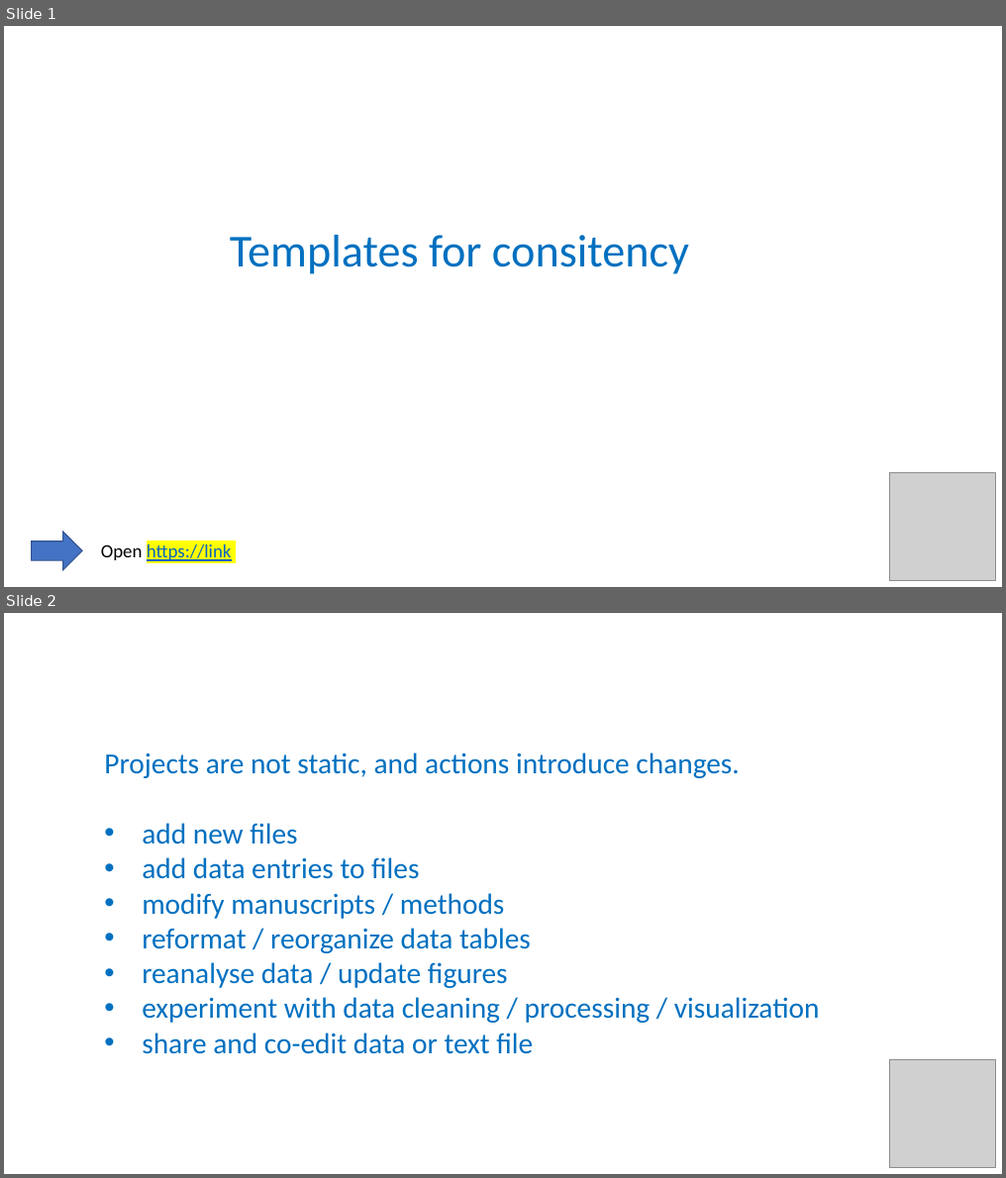
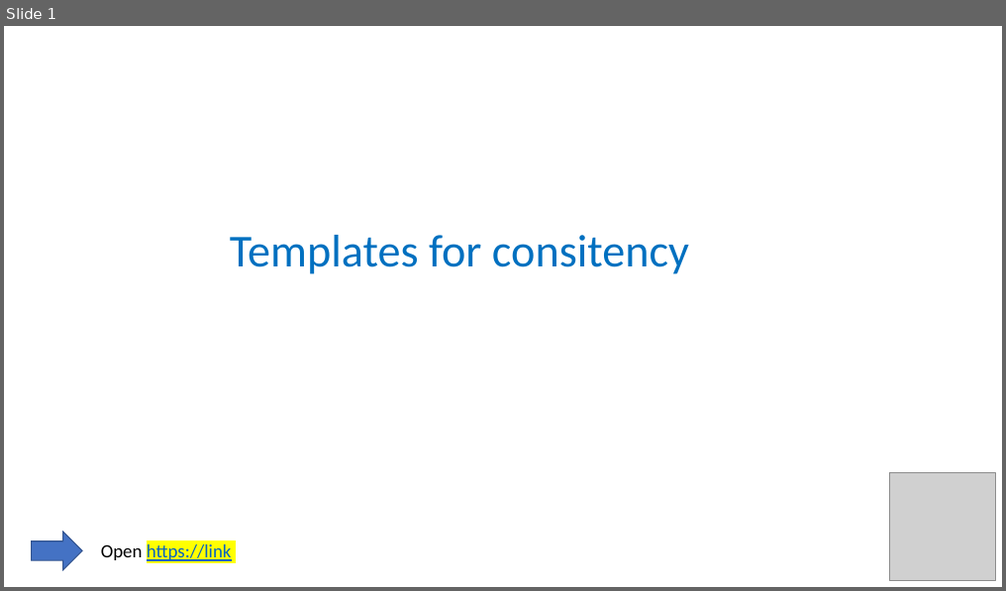
Before and after one commit to carpentries-incubator/fair-bio-practice, a slide deck: instructors/12-Templates.pptx. Shown one above the other, each under a label of ours: slides 1 and 2 before the commit, slide 1 after it. The pictures are 1006x1178 and 1006x591 pixels, drawn with LibreOffice and Linux fonts; fonts in the diff are those of the drawing; grey boxes stand for pictures. Boxes give left, top, right and bottom in pixels: in the first picture for what was removed or moved away, otherwise in the second. Text is boxed around its words. In the diff, an @@ line names an element or a change of style, - is before the commit and + after.

```diff
--- a/instructors/12-Templates.pptx
+++ b/instructors/12-Templates.pptx
@@ slide 2 removed at <box>4,613,1002,1174</box>, background #FFFFFF @@
@@ text removed at <box>104,753,820,1055</box> @@
-Projects are not static, and actions introduce changes.
-• add new files
-• add data entries to files
-• modify manuscripts / methods
-• reformat / reorganize data tables
-• reanalyse data / update figures
-• experiment with data cleaning / processing / visualization
-• share and co-edit data or text file
@@ picture removed at <box>890,1059,995,1168</box> @@
```
Also in this commit, not shown: 7 slides added, 2 other files.
